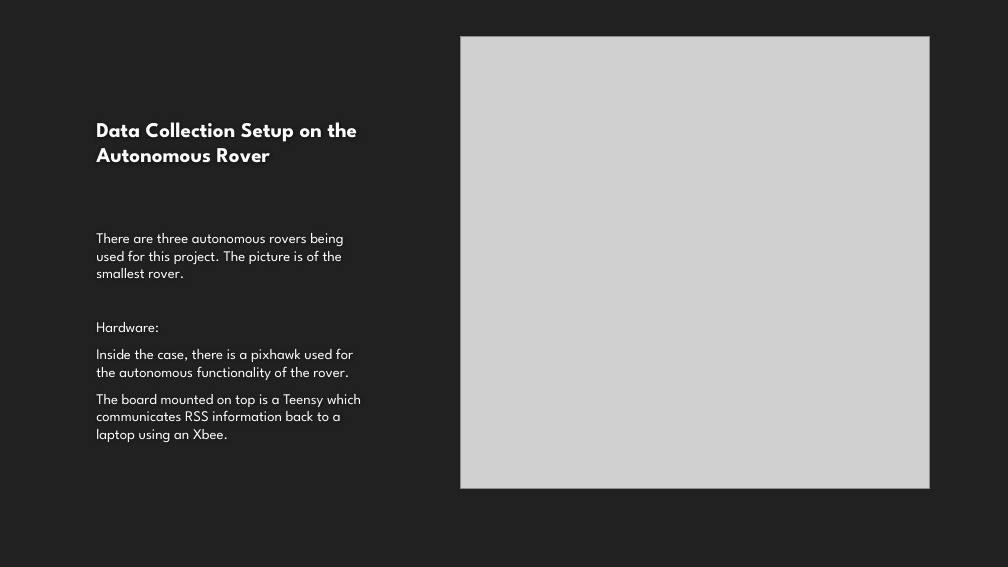
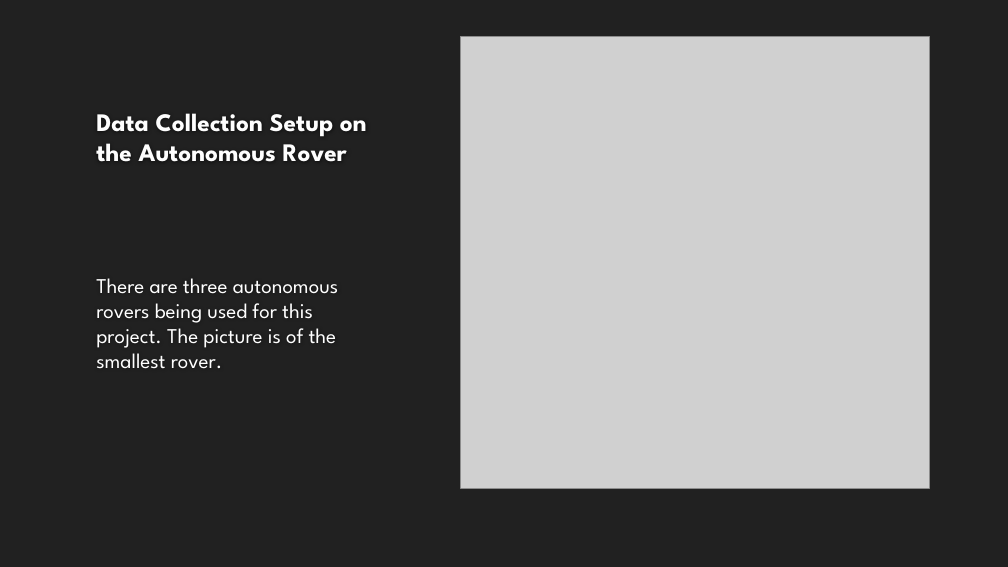
Before and after one commit to HRG-Lab/UGR_2017-2018, a slide deck: slide 4 of KendraAndersen/Meeting_Presentations/Presentation 17-11-06.pptx. Drawn at 1008x567 pixels with LibreOffice and Linux fonts; fonts in the diff are those of the drawing; grey boxes stand for pictures; background and template pictures are left out. Boxes give left, top, right and bottom in pixels: in the first picture for what was removed or moved away, otherwise in the second. Text is boxed around its words. In the diff, an @@ line names an element or a change of style, - is before the commit and + after.

```diff
--- a/KendraAndersen/Meeting_Presentations/Presentation 17-11-06.pptx
+++ b/KendraAndersen/Meeting_Presentations/Presentation 17-11-06.pptx
@@ title "Data Collection Setup on the ..." at [96,113,367,162]: size 20 to 24 pt @@
@@ text "There are three autonomous rovers ..." at [96,278,338,369]: size 14 to 20 pt; more space between paragraphs @@
@@ text at [96,322,361,442]: paragraphs removed @@
-Hardware:
-Inside the case, there is a pixhawk used for the autonomous functionality of the rover.
-The board mounted on top is a Teensy which communicates RSS information back to a laptop using an Xbee.
```
Also in this commit, not shown: 15 other files.
